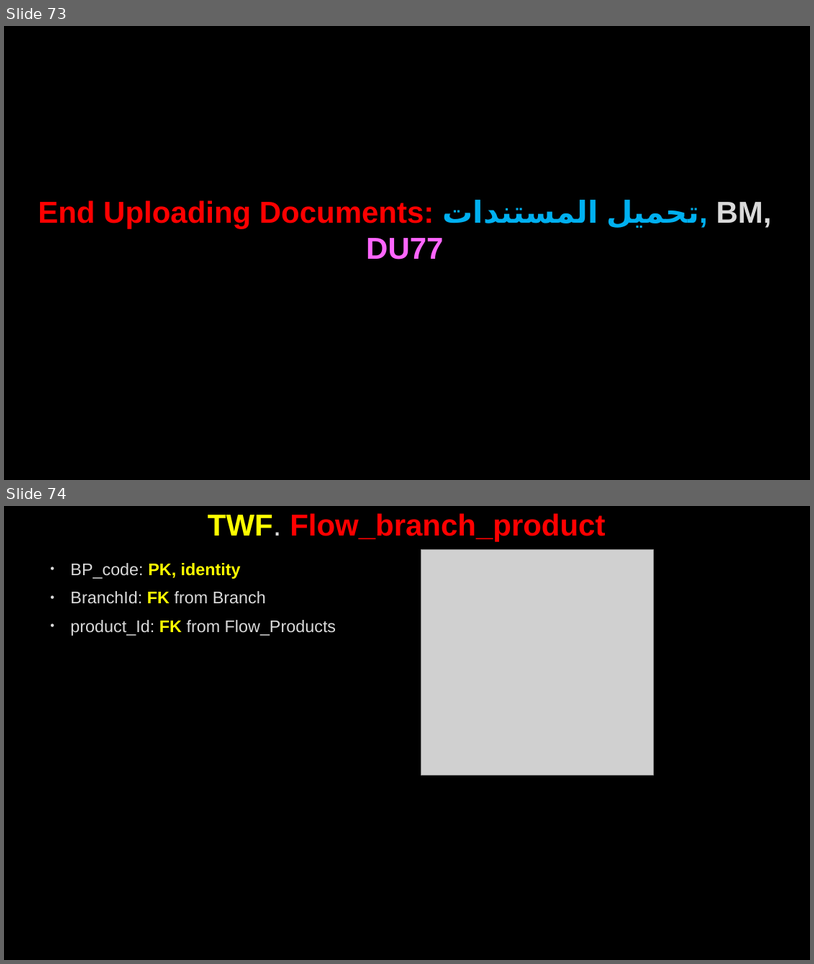
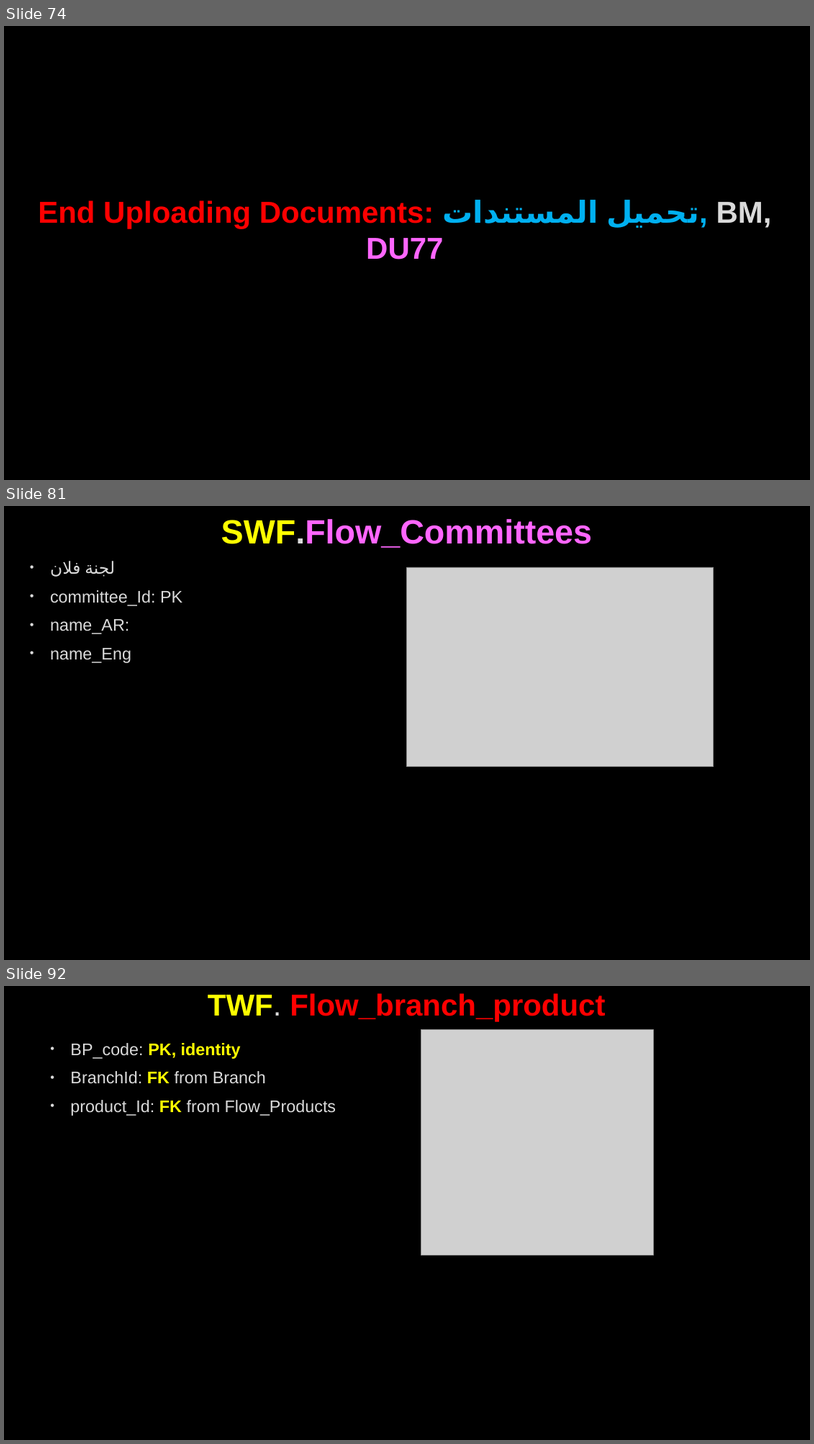
Before and after one commit to AhmedMohamedSamir1/Summary, a slide deck: Dot Net/Business.pptx. Shown one above the other, each under a label of ours: slides 73 and 74 before the commit, slides 74, 81 and 92 after it; the slides between them are not shown. The pictures are 814x964 and 814x1444 pixels, drawn with LibreOffice and Linux fonts; fonts in the diff are those of the drawing; grey boxes stand for pictures; background and template pictures are left out. Boxes give left, top, right and bottom in pixels: in the first picture for what was removed or moved away, otherwise in the second. Text is boxed around its words. In the diff, an @@ line names an element or a change of style, - is before the commit and + after.

```diff
--- a/Dot Net/Business.pptx
+++ b/Dot Net/Business.pptx
@@ slide 81 added at (4,506,810,960), background picture (left out) @@
@@ title added at (221,519,592,548), 40 pt, text #FF66FF, bold @@
+SWF.Flow_Committees
@@ text added at (50,561,183,663), 20 pt, text #DADADA @@
+• لجنة فلان
+• committee_Id: PK
+• name_AR:
+• name_Eng
@@ picture added at (407,567,714,767) @@
@@ what was slide 73 is now slide 74 @@
@@ what was slide 74 is now slide 92 @@
```
Also in this commit, not shown: 16 slides changed, 37 other slides added, 2 slides removed, 7 other files.
